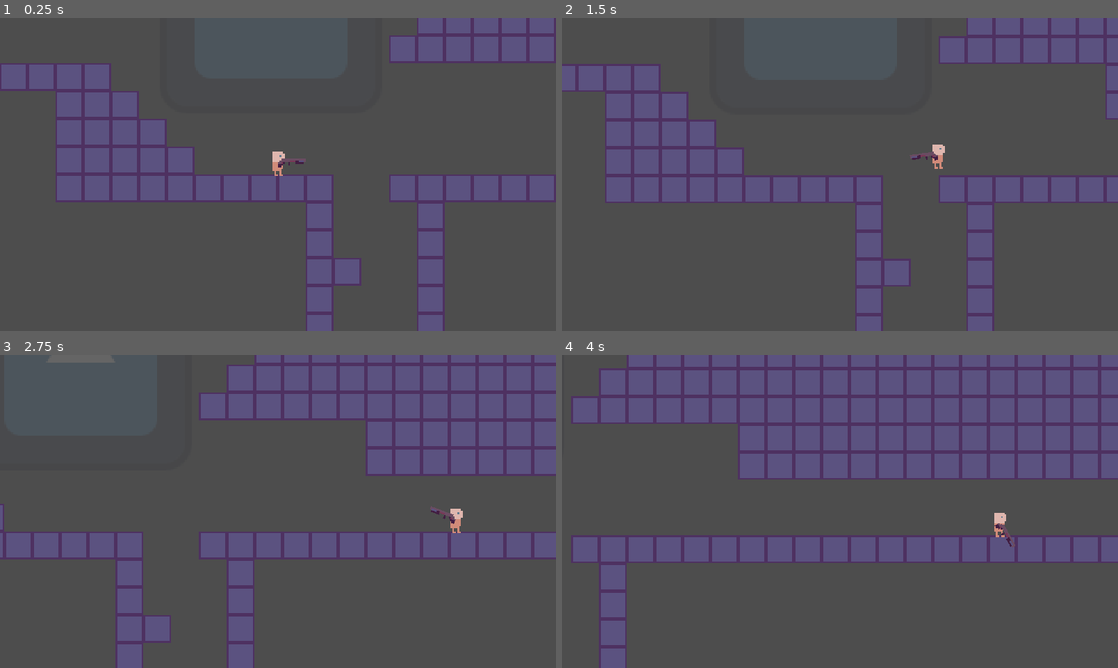
Above: before the commit, frames 1-4 (two rows, left to right).
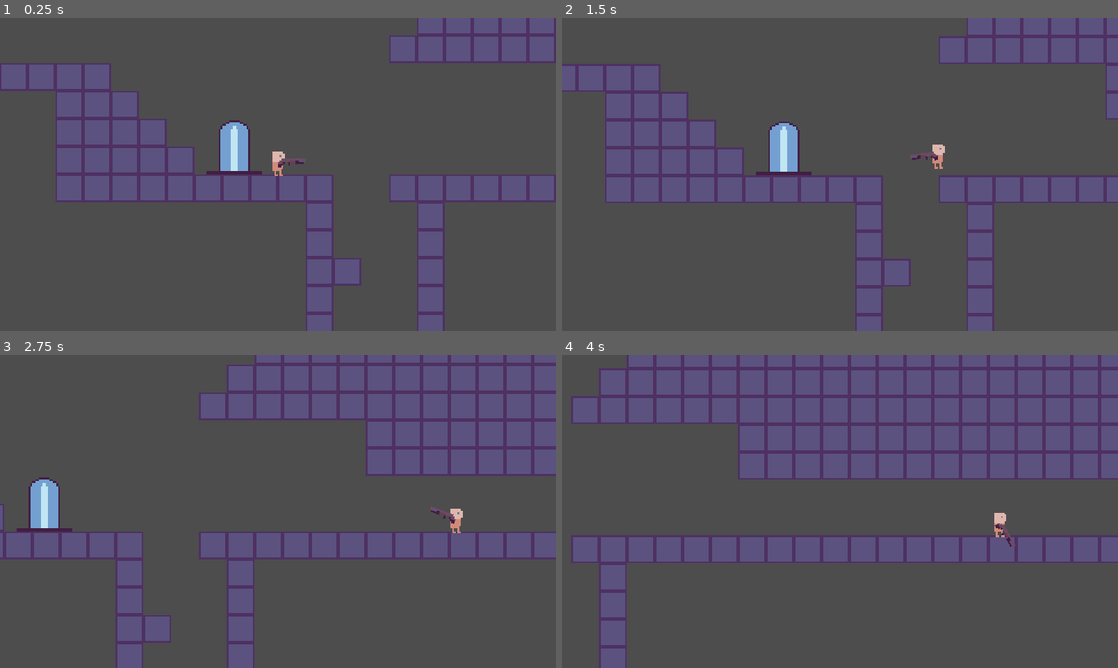
Above: after the commit, the same moments.

Repository: Kevin-Mortimer-19/Cursed-Jumper
Game: Godot game, scene res://src/game.tscn
The game is run twice, just before and just after one commit, with the same random seed, the same clock (stepped at 60 frames per second) and the same inputs. The engine's default icon, where the game draws it, is replaced by a stand-in: a white triangle on a blue panel in a dark square.
Inputs (mouse positions are in pixels of both pictures, inside the frame that each line leads up to):
- Up to frame 1 (0.25 s): no input
- Up to frame 2 (1.5 s): tap Enter at 0.5 s; move the mouse to (962, 158) at 0.52 s; hold Space (jump) 0.53-1.28 s; hold D (move_right) from 0.53 s (still down); tap E (interact) at 0.6 s; move the mouse to (728, 190) at 1.27 s; tap Space (jump) at 1.35 s
- Up to frame 3 (2.75 s): tap Space (jump) at 1.52, 1.82, 2.3 s; tap E (interact) at 1.55 s; move the mouse to (333, 442) at 2.02 s; release D (move_right) at 2.03 s; press the mouse at (333, 442) at 2.03 s; hold A (move_left) from 2.03 s (still down)
- Up to frame 4 (4 s): move the mouse to (812, 574) at 2.77 s; release A (move_left) at 2.78 s; release the mouse at (812, 574) at 2.78 s; hold D (move_right) from 2.78 s (still down); tap E (interact) at 2.85, 3.6 s; tap Space (jump) at 3.02, 3.32 s; move the mouse to (1006, 558) at 3.52 s; hold Space (jump) from 3.53 s (still down)

The runs differ from the first frame. In frame 1, 1.0% of the frame differs, in the area x 37-48%, y 32-50%; in frame 2, 1.0%; in frame 3, 1.0%; in frame 4, less than 0.1%.

Commit message:
Display curse icons in shuffle menu
Added temp curse icons and added signals/functions to let the player tell the UI which curses are active

Diff:
--- a/src/entities/player/player.gd
+++ b/src/entities/player/player.gd
@@ -66,8 +66,24 @@
 
 var has_double_jumped: bool = false
 
-
-
+## Bit flag used to keep track of which curses are active.
+## 1: Cannot walk
+## 2: Cannot move midair
+## 4: Cannot jump
+## 8: Double gravity
+## 16: Ice physics
+## 32: No damage
+## 64: Die instantly
+## 128: Fast enemies
+## 256: More enemies
+var curse_1: int = 0
+var curse_2: int = 0
+var curse_3: int = 0
+
+var curses: Array[int] = []
+var curse_locks: Array[bool] = [false, false, false]
+
+signal curses_applied(curses: Array[int])
 
 
 func get_movement() -> float:
@@ -102,9 +118,10 @@
 
 
 func _ready() -> void:
-	generate_curses()
+	curses = [curse_1, curse_2, curse_3]
 	_setup_timers()
 	shots_remaining = num_shots_before_reload
+	call_deferred("generate_curses")
 
 
 func _input(event: InputEvent) -> void:
@@ -232,10 +249,11 @@
 
 
 func generate_curses():
-	var curses: Array[int] = []
+	var curse_list: Array[int] = []
 	for i in 3:
-		curses.append(generate_random_from_set(1,9,curses))
-		apply_curse(curses[i])
+		curse_list.append(generate_random_from_set(1,9,curse_list))
+		curses[i] ^= apply_curse(curse_list[i])
+	curses_applied.emit(curses)
 
 
 ## Recursive function to generate a random number between values start and end (inclusve).
@@ -253,25 +271,34 @@
 
 ## Translates a randomly generated number from 1-9
 ## into a curse that is then applied to the player.
-func apply_curse(number: int) -> void:
+func apply_curse(number: int) -> int:
 	match number:
 		1: # Cannot walk
 			modifiers_move_options ^= 1
+			return 1
 		2: # Cannot move midair
 			modifiers_move_options ^= 2
+			return 2
 		3: # Cannot jump
 			modifiers_move_options ^= 8
+			return 4
 		4: # Double gravity
 			modifiers_movement |= 2
+			return 8
 		5: # Ice physics
 			modifiers_movement |= 4
+			return 16
 		6: # Deal no damage
 			modifiers_combat ^= 1
+			return 32
 		7: # Die instantly
 			modifiers_combat |= 2
+			return 64
 		8: # Fast enemies
 			modifiers_combat |= 4
+			return 128
 		9: # More enemies
 			modifiers_combat |= 8
+			return 256
 		_: # Default case
-			pass
+			return 0
--- a/src/game.tscn
+++ b/src/game.tscn
@@ -1,7 +1,17 @@
-[gd_scene load_steps=3 format=3 uid="uid://dsrb7ajkfi6d8"]
+[gd_scene load_steps=13 format=3 uid="uid://dsrb7ajkfi6d8"]
 
 [ext_resource type="Script" path="res://src/game_manager.gd" id="1_nknhp"]
 [ext_resource type="PackedScene" uid="uid://c2s2o762gjx5x" path="res://src/levels/world.tscn" id="1_xghpg"]
+[ext_resource type="Texture2D" uid="uid://uphhnkx0axet" path="res://assets/sprites/curse icons/no walk curse.png" id="2_t7lup"]
+[ext_resource type="PackedScene" uid="uid://dsc64e5xfn8w7" path="res://src/menus/curse_shuffle_menu.tscn" id="3_0qbir"]
+[ext_resource type="Texture2D" uid="uid://dl3cu6urdjkly" path="res://assets/sprites/curse icons/no jump curse.png" id="3_dh0rw"]
+[ext_resource type="Texture2D" uid="uid://uhpaa08iekmd" path="res://assets/sprites/curse icons/no midair curse.png" id="4_srrkm"]
+[ext_resource type="Texture2D" uid="uid://dw5ikfn35stmf" path="res://assets/sprites/curse icons/no damage curse.png" id="5_qroy2"]
+[ext_resource type="Texture2D" uid="uid://b6638ps50dbld" path="res://assets/sprites/curse icons/more enemies curse.png" id="6_hdjvi"]
+[ext_resource type="Texture2D" uid="uid://kscguwrxouw8" path="res://assets/sprites/curse icons/fast enemies curse.png" id="7_kuwtk"]
+[ext_resource type="Texture2D" uid="uid://vq6dlpib11b4" path="res://assets/sprites/curse icons/instant death curse.png" id="8_g56d8"]
+[ext_resource type="Texture2D" uid="uid://cqlb2b2gi4kwg" path="res://assets/sprites/curse icons/double gravity curse.png" id="9_gyyby"]
+[ext_resource type="Texture2D" uid="uid://dbj5fc48yxg76" path="res://assets/sprites/curse icons/ice physics curse.png" id="10_gihnc"]
 
 [node name="Game" type="MarginContainer" node_paths=PackedStringArray("game_world", "curse_menu")]
 process_mode = 3
@@ -13,6 +23,15 @@
 script = ExtResource("1_nknhp")
 game_world = NodePath("SubViewportContainer/SubViewport/World")
 curse_menu = NodePath("CanvasLayer/Curse Shuffle Menu")
+no_walk_icon = ExtResource("2_t7lup")
+no_jump_icon = ExtResource("3_dh0rw")
+no_move_midair_icon = ExtResource("4_srrkm")
+no_damage_icon = ExtResource("5_qroy2")
+more_enemies_icon = ExtResource("6_hdjvi")
+fast_enemies_icon = ExtResource("7_kuwtk")
+instant_death_icon = ExtResource("8_g56d8")
+double_gravity_icon = ExtResource("9_gyyby")
+ice_physics_icon = ExtResource("10_gihnc")
 
 [node name="SubViewportContainer" type="SubViewportContainer" parent="."]
 process_mode = 1
@@ -23,7 +42,7 @@
 handle_input_locally = false
 canvas_item_default_texture_filter = 0
 audio_listener_enable_2d = true
-size = Vector2i(2, 2)
+size = Vector2i(1280, 720)
 size_2d_override = Vector2i(320, 180)
 size_2d_override_stretch = true
 render_target_update_mode = 4
@@ -34,92 +53,10 @@
 process_mode = 3
 follow_viewport_enabled = true
 
-[node name="Curse Shuffle Menu" type="MarginContainer" parent="CanvasLayer"]
+[node name="Curse Shuffle Menu" parent="CanvasLayer" instance=ExtResource("3_0qbir")]
 visible = false
-offset_right = 1280.0
-offset_bottom = 720.0
-theme_override_constants/margin_left = 100
-theme_override_constants/margin_top = 75
-theme_override_constants/margin_right = 100
-theme_override_constants/margin_bottom = 75
+mouse_filter = 2
 
-[node name="VBoxContainer" type="VBoxContainer" parent="CanvasLayer/Curse Shuffle Menu"]
+[node name="MarginContainer" type="MarginContainer" parent="."]
 layout_mode = 2
-
-[node name="MarginContainer" type="MarginContainer" parent="CanvasLayer/Curse Shuffle Menu/VBoxContainer"]
-layout_mode = 2
-size_flags_horizontal = 3
-size_flags_vertical = 8
 mouse_filter = 2
-mouse_force_pass_scroll_events = false
-theme_override_constants/margin_left = 100
-theme_override_constants/margin_top = 150
-theme_override_constants/margin_right = 100
-theme_override_constants/margin_bottom = 0
-
-[node name="VBoxContainer" type="VBoxContainer" parent="CanvasLayer/Curse Shuffle Menu/VBoxContainer/MarginContainer"]
-layout_mode = 2
-
-[node name="HBoxContainer" type="HBoxContainer" parent="CanvasLayer/Curse Shuffle Menu/VBoxContainer/MarginContainer/VBoxContainer"]
-layout_mode = 2
-size_flags_vertical = 3
-
-[node name="MarginContainer" type="MarginContainer" parent="CanvasLayer/Curse Shuffle Menu/VBoxContainer/MarginContainer/VBoxContainer/HBoxContainer"]
-layout_mode = 2
-size_flags_horizontal = 3
-
-[node name="ColorRect" type="ColorRect" parent="CanvasLayer/Curse Shuffle Menu/VBoxContainer/MarginContainer/VBoxContainer/HBoxContainer/MarginContainer"]
-layout_mode = 2
-color = Color(1, 0.215686, 1, 1)
-
-[node name="Button" type="Button" parent="CanvasLayer/Curse Shuffle Menu/VBoxContainer/MarginContainer/VBoxContainer/HBoxContainer"]
-layout_mode = 2
-size_flags_horizontal = 3
-text = "Lock"
-
-[node name="HBoxContainer2" type="HBoxContainer" parent="CanvasLayer/Curse Shuffle Menu/VBoxContainer/MarginContainer/VBoxContainer"]
-layout_mode = 2
-size_flags_vertical = 3
-
-[node name="MarginContainer" type="MarginContainer" parent="CanvasLayer/Curse Shuffle Menu/VBoxContainer/MarginContainer/VBoxContainer/HBoxContainer2"]
-layout_mode = 2
-size_flags_horizontal = 3
-
-[node name="ColorRect" type="ColorRect" parent="CanvasLayer/Curse Shuffle Menu/VBoxContainer/MarginContainer/VBoxContainer/HBoxContainer2/MarginContainer"]
-layout_mode = 2
-color = Color(0.2, 0.960784, 1, 1)
-
-[node name="Button" type="Button" parent="CanvasLayer/Curse Shuffle Menu/VBoxContainer/MarginContainer/VBoxContainer/HBoxContainer2"]
-layout_mode = 2
-size_flags_horizontal = 3
-text = "Lock"
-
-[node name="HBoxContainer3" type="HBoxContainer" parent="CanvasLayer/Curse Shuffle Menu/VBoxContainer/MarginContainer/VBoxContainer"]
-layout_mode = 2
-size_flags_vertical = 3
-
-[node name="MarginContainer" type="MarginContainer" parent="CanvasLayer/Curse Shuffle Menu/VBoxContainer/MarginContainer/VBoxContainer/HBoxContainer3"]
-layout_mode = 2
-size_flags_horizontal = 3
-
-[node name="ColorRect" type="ColorRect" parent="CanvasLayer/Curse Shuffle Menu/VBoxContainer/MarginContainer/VBoxContainer/HBoxContainer3/MarginContainer"]
-layout_mode = 2
-color = Color(0.933333, 0.960784, 0.247059, 1)
-
-[node name="Button" type="Button" parent="CanvasLayer/Curse Shuffle Menu/VBoxContainer/MarginContainer/VBoxContainer/HBoxContainer3"]
-layout_mode = 2
-size_flags_horizontal = 3
-text = "Lock"
-
-[node name="MarginContainer2" type="MarginContainer" parent="CanvasLayer/Curse Shuffle Menu/VBoxContainer"]
-layout_mode = 2
-size_flags_vertical = 3
-theme_override_constants/margin_left = 300
-theme_override_constants/margin_top = 100
-theme_override_constants/margin_right = 300
-theme_override_constants/margin_bottom = 100
-
-[node name="Button" type="Button" parent="CanvasLayer/Curse Shuffle Menu/VBoxContainer/MarginContainer2"]
-layout_mode = 2
-size_flags_vertical = 3
-text = "Shuffle"
--- a/src/game_manager.gd
+++ b/src/game_manager.gd
@@ -4,11 +4,23 @@
 
 @export var curse_menu: MarginContainer
 
+@export_group("Curse Icons")
+@export var no_walk_icon: Texture2D
+@export var no_jump_icon: Texture2D
+@export var no_move_midair_icon: Texture2D
+@export var no_damage_icon: Texture2D
+@export var more_enemies_icon: Texture2D
+@export var fast_enemies_icon: Texture2D
+@export var instant_death_icon: Texture2D
+@export var double_gravity_icon: Texture2D
+@export var ice_physics_icon: Texture2D
+
 var curse_menu_open: bool = false
 
 
 func _ready():
 	game_world.open_curse_shuffle_menu.connect(toggle_curse_menu)
+	game_world.refresh_curse_UI.connect(change_curse_UI)
 
 
 func _process(_delta):
@@ -25,3 +37,33 @@
 		curse_menu.visible = true
 		curse_menu_open = true
 		get_tree().paused = true
+
+
+func change_curse_UI(curse_data: Array[int]):
+	curse_menu.refresh_curse_UI(find_curse_icon(curse_data[0]),
+			find_curse_icon(curse_data[1]),
+			find_curse_icon(curse_data[2]))
+
+
+func find_curse_icon(data: int) -> Texture2D:
+	match data:
+		1:
+			return no_walk_icon
+		2:
+			return no_move_midair_icon
+		4:
+			return no_jump_icon
+		8:
+			return double_gravity_icon
+		16:
+			return ice_physics_icon
+		32:
+			return no_damage_icon
+		64:
+			return instant_death_icon
+		128:
+			return fast_enemies_icon
+		256:
+			return more_enemies_icon
+		_:
+			return no_walk_icon
--- a/src/levels/world.gd
+++ b/src/levels/world.gd
@@ -5,12 +5,18 @@
 
 signal open_curse_shuffle_menu
 
+signal refresh_curse_UI(curses: Array[int])
+
 func _ready() -> void:
 	_connect_signals()
 
 func _connect_signals():
 	checkpoint.checkpoint_entered.connect(player.heal)
-	checkpoint.checkpoint_activated.connect(signal_emitter.bind(open_curse_shuffle_menu))
+	checkpoint.checkpoint_activated.connect(checkpoint_activated)
+	player.curses_applied.connect(_curses_applied)
 
-func signal_emitter(s: Signal) -> void:
-	s.emit()
+func checkpoint_activated() -> void:
+	open_curse_shuffle_menu.emit()
+
+func _curses_applied(curses: Array[int]) -> void:
+	refresh_curse_UI.emit(curses)
--- a/src/levels/world.tscn
+++ b/src/levels/world.tscn
@@ -23,6 +23,9 @@
 [node name="TileMap" parent="." instance=ExtResource("1_85lic")]
 layer_0/tile_data = PackedInt32Array(65532, 0, 0, 65533, 0, 0, 65534, 0, 0, 65535, 0, 0, 0, 0, 0, 1, 0, 0, 5, 0, 0, 6,  …(23874 unchanged characters)…
 
+[node name="Checkpoint" parent="." instance=ExtResource("6_exrug")]
+position = Vector2(-25, -16)
+
 [node name="Player" parent="." instance=ExtResource("2_5oqym")]
 position = Vector2(0, -16)
 jump_strength_full = 165.0
@@ -43,9 +46,6 @@
 lerp_speed = 0.02
 leeway_percent = 0.1
 metadata/_edit_lock_ = true
-
-[node name="Checkpoint" parent="." instance=ExtResource("6_exrug")]
-position = Vector2(-4, -99)
 
 [node name="Levers for Progressing Game" type="Node" parent="."]
 
--- /dev/null
+++ b/src/menus/curse_shuffle_menu.gd
@@ -0,0 +1,12 @@
+extends MarginContainer
+
+@export var curse_texture_1: TextureRect
+@export var curse_texture_2: TextureRect
+@export var curse_texture_3: TextureRect
+
+
+func refresh_curse_UI(icon_1: Texture2D, icon_2: Texture2D, icon_3: Texture2D) -> void:
+	print("HERE!")
+	curse_texture_1.texture = icon_1
+	curse_texture_2.texture = icon_2
+	curse_texture_3.texture = icon_3
--- /dev/null
+++ b/src/menus/curse_shuffle_menu.tscn
@@ -0,0 +1,96 @@
+[gd_scene load_steps=2 format=3 uid="uid://dsc64e5xfn8w7"]
+
+[ext_resource type="Script" path="res://src/menus/curse_shuffle_menu.gd" id="1_sublg"]
+
+[node name="Curse Shuffle Menu" type="MarginContainer" node_paths=PackedStringArray("curse_texture_1", "curse_texture_2", "curse_texture_3")]
+offset_right = 1280.0
+offset_bottom = 720.0
+theme_override_constants/margin_left = 100
+theme_override_constants/margin_top = 75
+theme_override_constants/margin_right = 100
+theme_override_constants/margin_bottom = 75
+script = ExtResource("1_sublg")
+curse_texture_1 = NodePath("VBoxContainer/MarginContainer/VBoxContainer/Curse 1/MarginContainer/TextureRect")
+curse_texture_2 = NodePath("VBoxContainer/MarginContainer/VBoxContainer/Curse 2/MarginContainer/TextureRect")
+curse_texture_3 = NodePath("VBoxContainer/MarginContainer/VBoxContainer/Curse 3/MarginContainer/TextureRect")
+
+[node name="VBoxContainer" type="VBoxContainer" parent="."]
+layout_mode = 2
+
+[node name="MarginContainer" type="MarginContainer" parent="VBoxContainer"]
+layout_mode = 2
+size_flags_horizontal = 3
+size_flags_vertical = 8
+mouse_filter = 2
+mouse_force_pass_scroll_events = false
+theme_override_constants/margin_left = 100
+theme_override_constants/margin_top = 150
+theme_override_constants/margin_right = 100
+theme_override_constants/margin_bottom = 0
+
+[node name="VBoxContainer" type="VBoxContainer" parent="VBoxContainer/MarginContainer"]
+layout_mode = 2
+
+[node name="Curse 1" type="HBoxContainer" parent="VBoxContainer/MarginContainer/VBoxContainer"]
+layout_mode = 2
+size_flags_vertical = 3
+
+[node name="MarginContainer" type="MarginContainer" parent="VBoxContainer/MarginContainer/VBoxContainer/Curse 1"]
+layout_mode = 2
+size_flags_horizontal = 3
+
+[node name="TextureRect" type="TextureRect" parent="VBoxContainer/MarginContainer/VBoxContainer/Curse 1/MarginContainer"]
+layout_mode = 2
+stretch_mode = 5
+
+[node name="Button" type="Button" parent="VBoxContainer/MarginContainer/VBoxContainer/Curse 1"]
+layout_mode = 2
+size_flags_horizontal = 3
+text = "Lock"
+
+[node name="Curse 2" type="HBoxContainer" parent="VBoxContainer/MarginContainer/VBoxContainer"]
+layout_mode = 2
+size_flags_vertical = 3
+
+[node name="MarginContainer" type="MarginContainer" parent="VBoxContainer/MarginContainer/VBoxContainer/Curse 2"]
+layout_mode = 2
+size_flags_horizontal = 3
+
+[node name="TextureRect" type="TextureRect" parent="VBoxContainer/MarginContainer/VBoxContainer/Curse 2/MarginContainer"]
+layout_mode = 2
+stretch_mode = 5
+
+[node name="Button" type="Button" parent="VBoxContainer/MarginContainer/VBoxContainer/Curse 2"]
+layout_mode = 2
+size_flags_horizontal = 3
+text = "Lock"
+
+[node name="Curse 3" type="HBoxContainer" parent="VBoxContainer/MarginContainer/VBoxContainer"]
+layout_mode = 2
+size_flags_vertical = 3
+
+[node name="MarginContainer" type="MarginContainer" parent="VBoxContainer/MarginContainer/VBoxContainer/Curse 3"]
+layout_mode = 2
+size_flags_horizontal = 3
+
+[node name="TextureRect" type="TextureRect" parent="VBoxContainer/MarginContainer/VBoxContainer/Curse 3/MarginContainer"]
+layout_mode = 2
+stretch_mode = 5
+
+[node name="Button" type="Button" parent="VBoxContainer/MarginContainer/VBoxContainer/Curse 3"]
+layout_mode = 2
+size_flags_horizontal = 3
+text = "Lock"
+
+[node name="MarginContainer2" type="MarginContainer" parent="VBoxContainer"]
+layout_mode = 2
+size_flags_vertical = 3
+theme_override_constants/margin_left = 300
+theme_override_constants/margin_top = 100
+theme_override_constants/margin_right = 300
+theme_override_constants/margin_bottom = 100
+
+[node name="Button" type="Button" parent="VBoxContainer/MarginContainer2"]
+layout_mode = 2
+size_flags_vertical = 3
+text = "Shuffle"
--- a/src/objects/checkpoint.tscn
+++ b/src/objects/checkpoint.tscn
@@ -1,10 +1,13 @@
-[gd_scene load_steps=4 format=3 uid="uid://bdhbba7kc2w6a"]
+[gd_scene load_steps=5 format=3 uid="uid://bdhbba7kc2w6a"]
 
 [ext_resource type="Script" path="res://src/objects/checkpoint.gd" id="1_ht700"]
-[ext_resource type="Texture2D" uid="uid://p8lt1vra4tmw" path="res://icon.svg" id="2_e8iq1"]
+[ext_resource type="Texture2D" uid="uid://cid6yfc5g3jyv" path="res://assets/tilemaps/checkpoint.png" id="2_3b5y5"]
 
 [sub_resource type="RectangleShape2D" id="RectangleShape2D_65k23"]
-size = Vector2(126, 129)
+size = Vector2(32, 32)
+
+[sub_resource type="LabelSettings" id="LabelSettings_k5sr5"]
+font_size = 8
 
 [node name="Checkpoint" type="Area2D" node_paths=PackedStringArray("checkpoint_activate_UI")]
 collision_layer = 0
@@ -16,13 +19,13 @@
 shape = SubResource("RectangleShape2D_65k23")
 
 [node name="Temp Sprite" type="Sprite2D" parent="."]
-modulate = Color(1, 1, 1, 0.137255)
-texture = ExtResource("2_e8iq1")
+texture = ExtResource("2_3b5y5")
 
 [node name="Label" type="Label" parent="."]
 visible = false
-offset_left = -28.0
-offset_top = -61.0
-offset_right = 27.0
-offset_bottom = -38.0
+offset_left = -14.0
+offset_top = -29.0
+offset_right = 15.0
+offset_bottom = -16.0
 text = "Press E"
+label_settings = SubResource("LabelSettings_k5sr5")
Binary file added: assets/sprites/curse icons/double gravity curse.png
Not shown, added: assets/sprites/curse icons/double gravity curse.png.import
Binary file added: assets/sprites/curse icons/fast enemies curse.png
Not shown, added: assets/sprites/curse icons/fast enemies curse.png.import
Binary file added: assets/sprites/curse icons/ice physics curse.png
Not shown, added: assets/sprites/curse icons/ice physics curse.png.import
Binary file added: assets/sprites/curse icons/instant death curse.png
Not shown, added: assets/sprites/curse icons/instant death curse.png.import
Binary file added: assets/sprites/curse icons/more enemies curse.png
Not shown, added: assets/sprites/curse icons/more enemies curse.png.import
Binary file added: assets/sprites/curse icons/no damage curse.png
Not shown, added: assets/sprites/curse icons/no damage curse.png.import
(and 8 more such lines)
